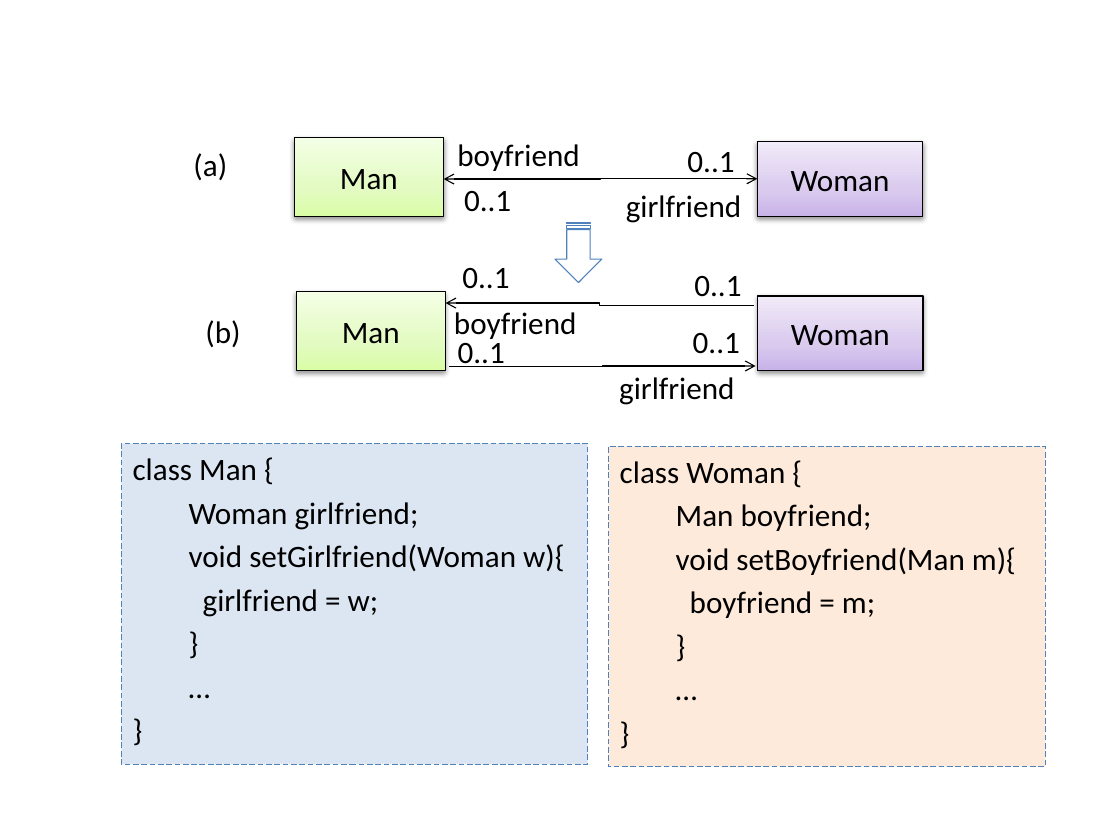
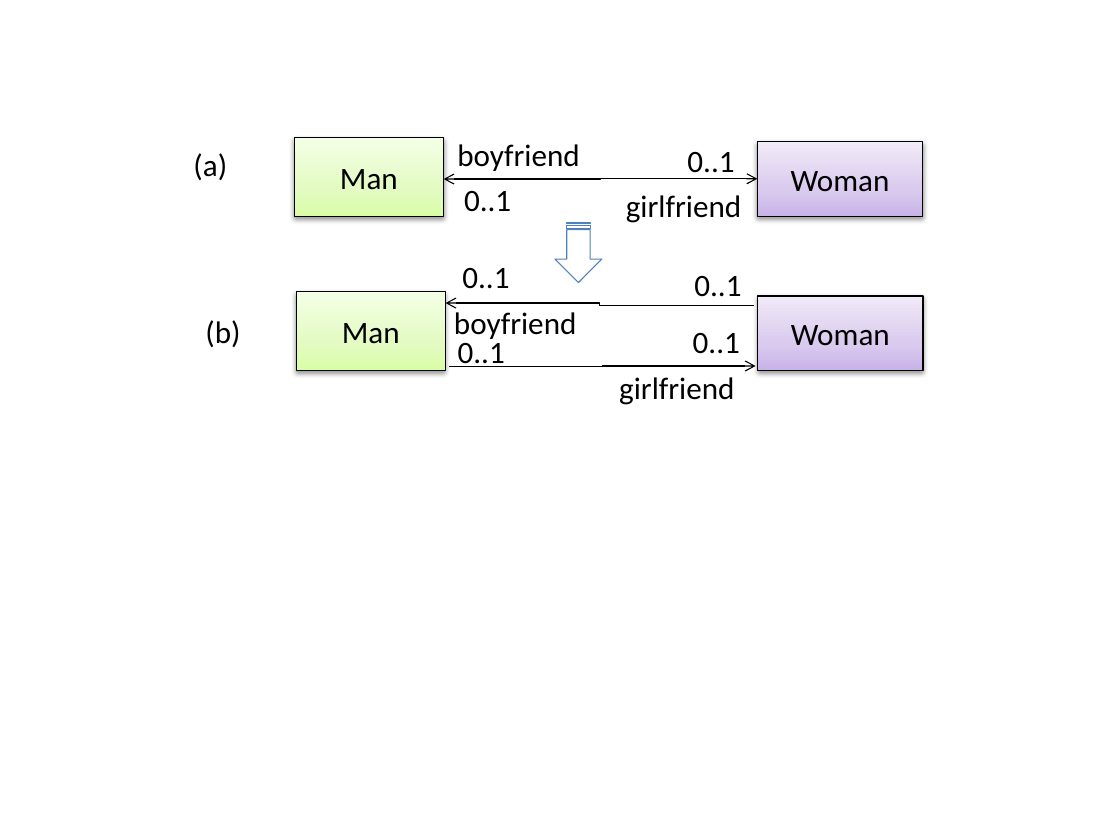
Before and after one commit to rebekahlow-jy/se-book, a slide deck: slide 1 of diagrams/errorHandling/defensiveProgramming/referentialIntegrity/manWoman.pptx. Drawn at 1120x840 pixels with LibreOffice and Linux fonts; fonts in the diff are those of the drawing. Boxes give left, top, right and bottom in pixels: in the first picture for what was removed or moved away, otherwise in the second. Text is boxed around its words. In the diff, an @@ line names an element or a change of style, - is before the commit and + after.

```diff
--- a/diagrams/errorHandling/defensiveProgramming/referentialIntegrity/manWoman.pptx
+++ b/diagrams/errorHandling/defensiveProgramming/referentialIntegrity/manWoman.pptx
@@ rectangle removed at [121, 444, 587, 764] @@
-class Man {
-  Woman girlfriend;
-  void setGirlfriend(Woman w){
-  girlfriend = w;
-  }
-  …
-}
@@ rectangle removed at [608, 446, 1045, 766] @@
-class Woman {
-  Man boyfriend;
-  void setBoyfriend(Man m){
-  boyfriend = m;
-  }
-  …
-}
```
Also in this commit, not shown: 25 other files.
